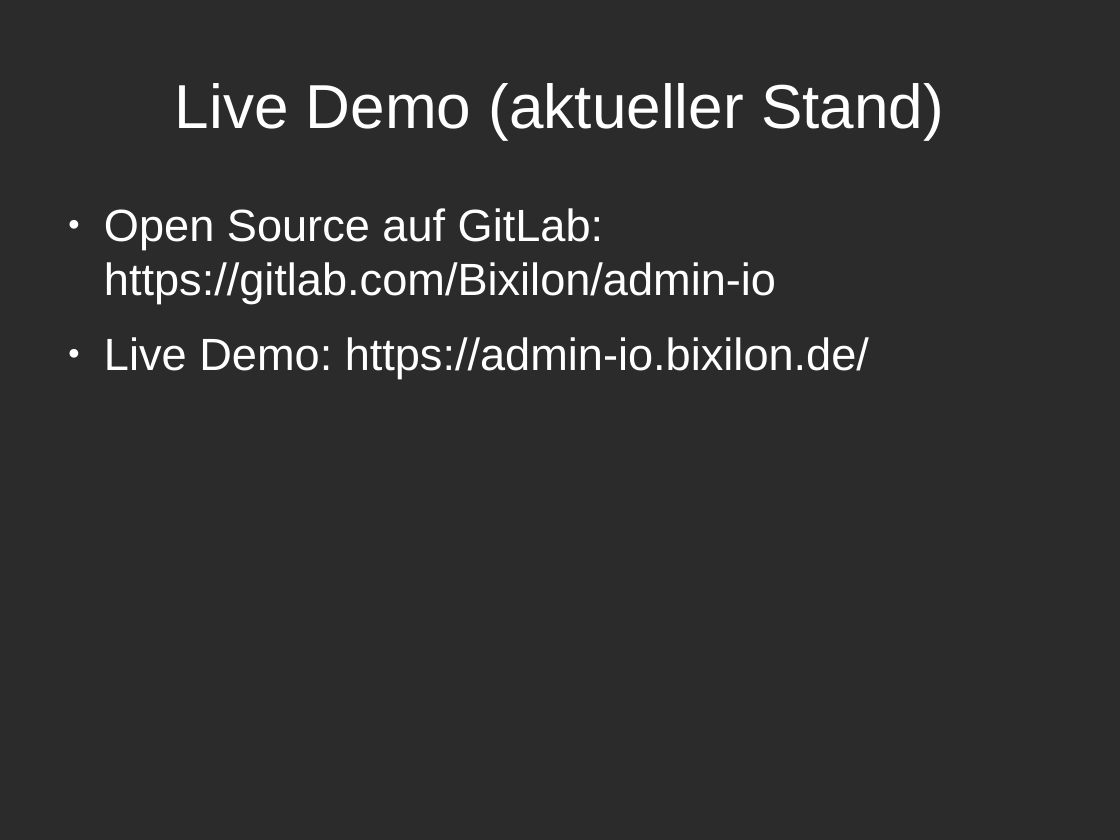
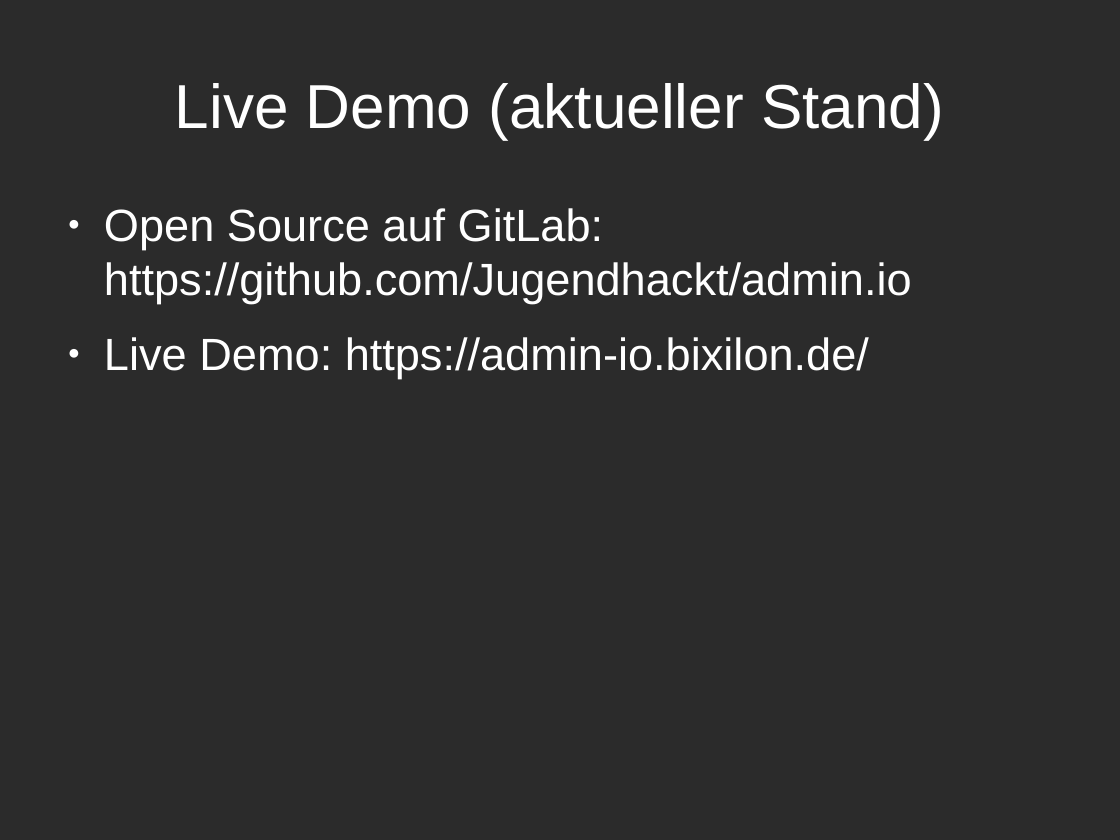
Before and after one commit to Jugendhackt/admin.io, a slide deck: slide 10 of presentation/JugendHacktPraesentation.odp. Drawn at 1120x840 pixels with LibreOffice and Linux fonts; fonts in the diff are those of the drawing; background and template pictures are left out; a plain dark background stands for a picture behind light text. Boxes give left, top, right and bottom in pixels: in the first picture for what was removed or moved away, otherwise in the second. Text is boxed around its words. In the diff, an @@ line names an element or a change of style, - is before the commit and + after.

Commit message:
GitLab -> GitHub Link in Presentation

```diff
--- a/presentation/JugendHacktPraesentation.odp
+++ b/presentation/JugendHacktPraesentation.odp
@@ text at box(104, 208, 912, 304): text changed @@
-● Open Source auf GitLab: https://gitlab.com/Bixilon/admin-io
+● Open Source auf GitLab: https://github.com/Jugendhackt/admin.io
```
